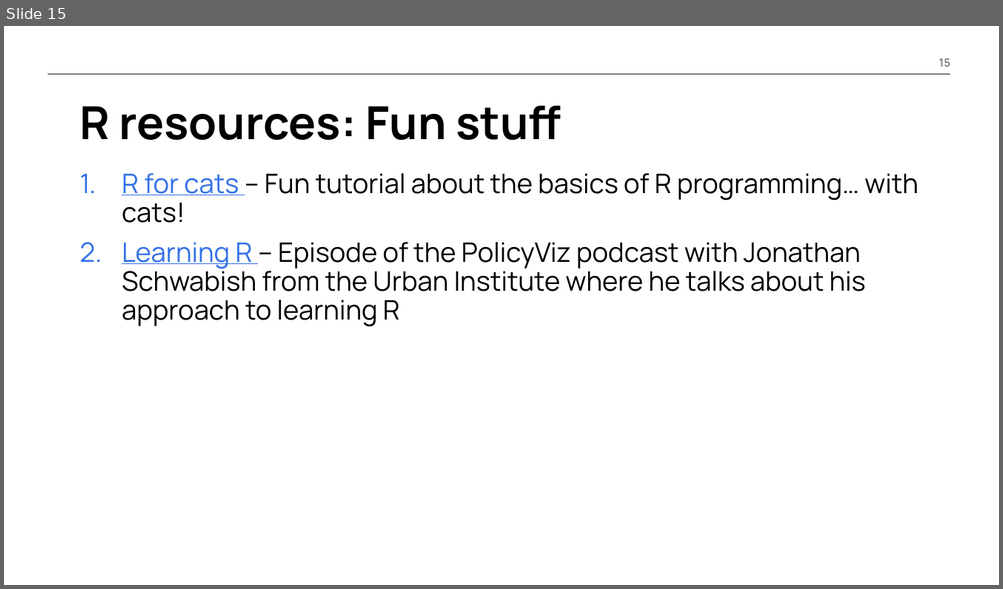
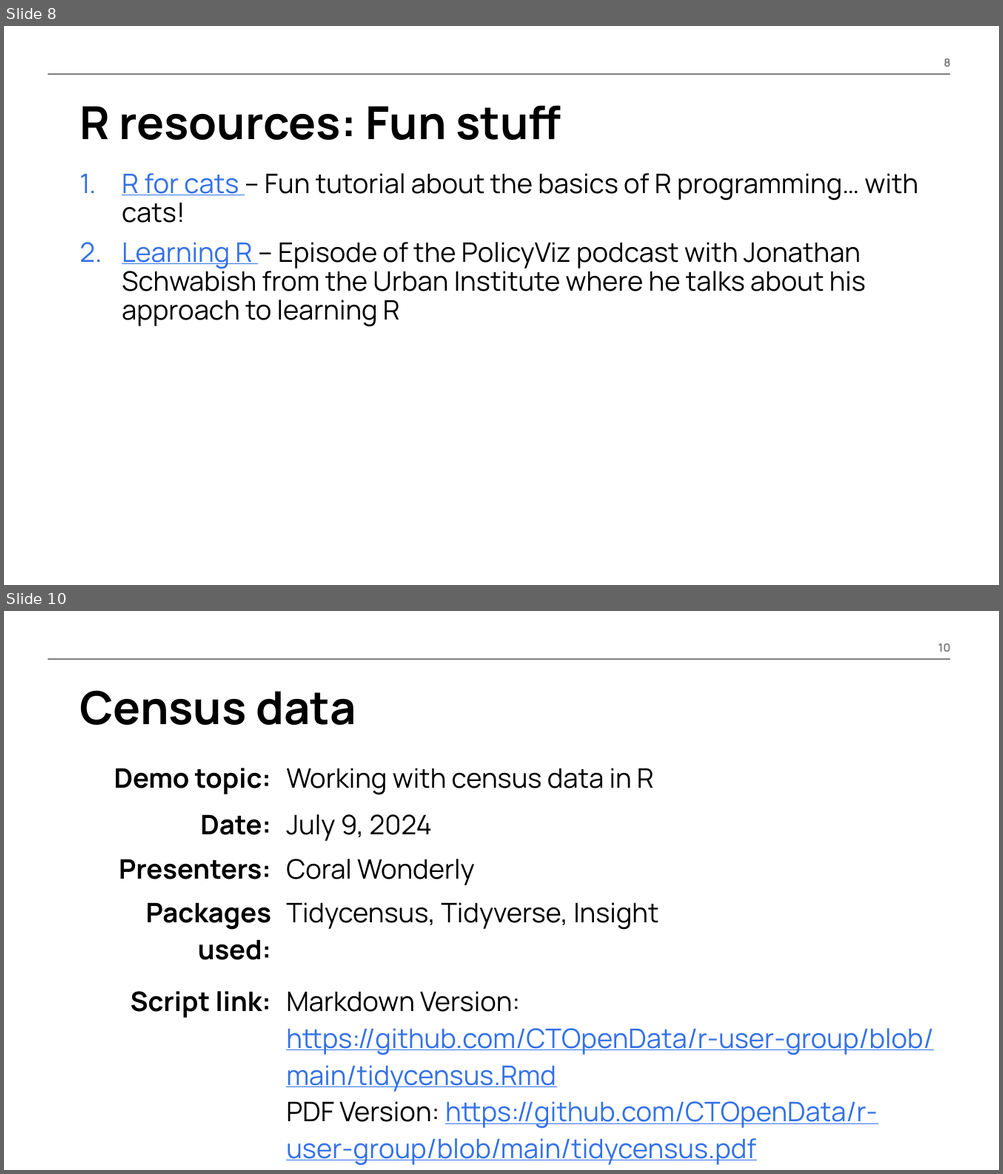
Before and after one commit to CTOpenData/r-user-group, a slide deck: R User Group.pptx. Shown one above the other, each under a label of ours: slide 15 before the commit, slides 8 and 10 after it; the slides between them are not shown. The pictures are 1003x589 and 1003x1174 pixels, drawn with LibreOffice and Linux fonts; fonts in the diff are those of the drawing; background and template pictures are left out. Boxes give left, top, right and bottom in pixels: in the first picture for what was removed or moved away, otherwise in the second. Text is boxed around its words. In the diff, an @@ line names an element or a change of style, - is before the commit and + after.

```diff
--- a/R User Group.pptx
+++ b/R User Group.pptx
@@ slide 10 added at box(4, 611, 999, 1170), background #FFFFFF; not listed: 1 template element that a slide beside it also shows @@
@@ page number added at box(938, 644, 950, 652), 11 pt, text #808080, bold @@
+10
@@ title added at box(79, 690, 356, 725), 44 pt, text #000000, bold @@
+Census data
@@ table added at box(73, 756, 950, 1169), 5 rows, 2 columns @@
+Demo topic: | Working with census data in R
+Date: | July 9, 2024
+Presenters: | Coral Wonderly
+Packages used: | Tidycensus, Tidyverse, Insight
+Script link: | Markdown Version: https://github.com/CTOpenData/r-user-group/blob/main/tidycensus.Rmd / PDF Version: https://github.com/CTOpenData/r-user-group/blob/main/tidycensus.pdf
@@ what was slide 15 is now slide 8 @@
@@ page number at box(943, 59, 950, 67): text changed @@
-15
+8
```
Also in this commit, not shown: 3 slides changed, 4 other slides added, 4 slides removed.
